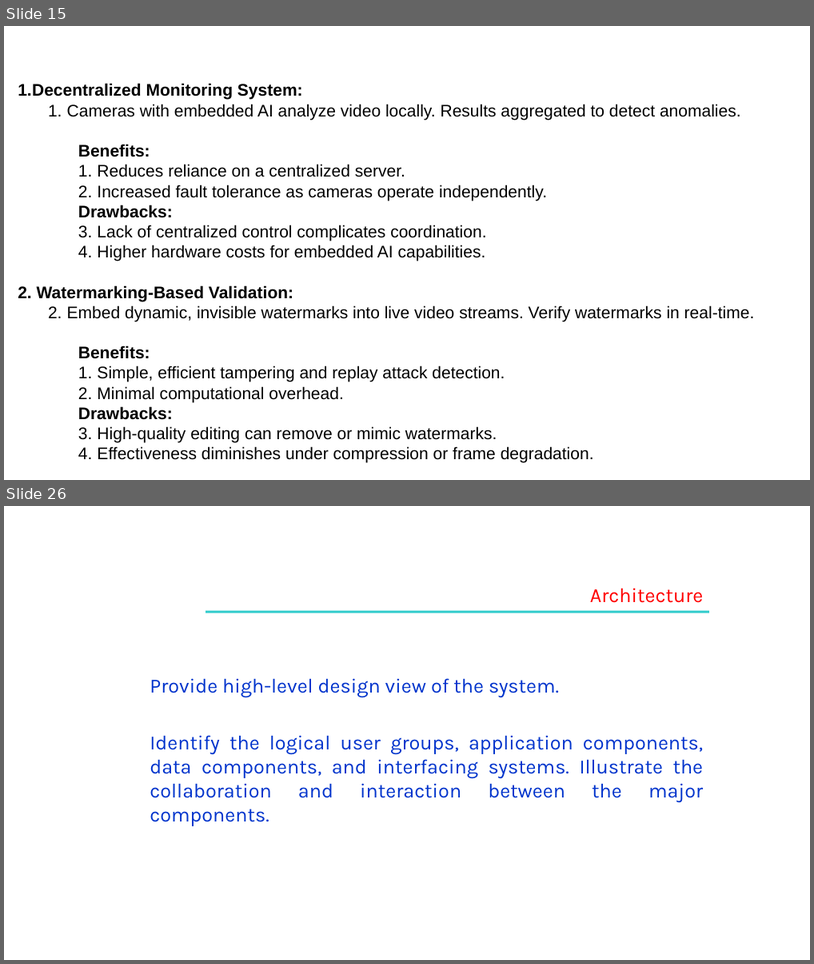
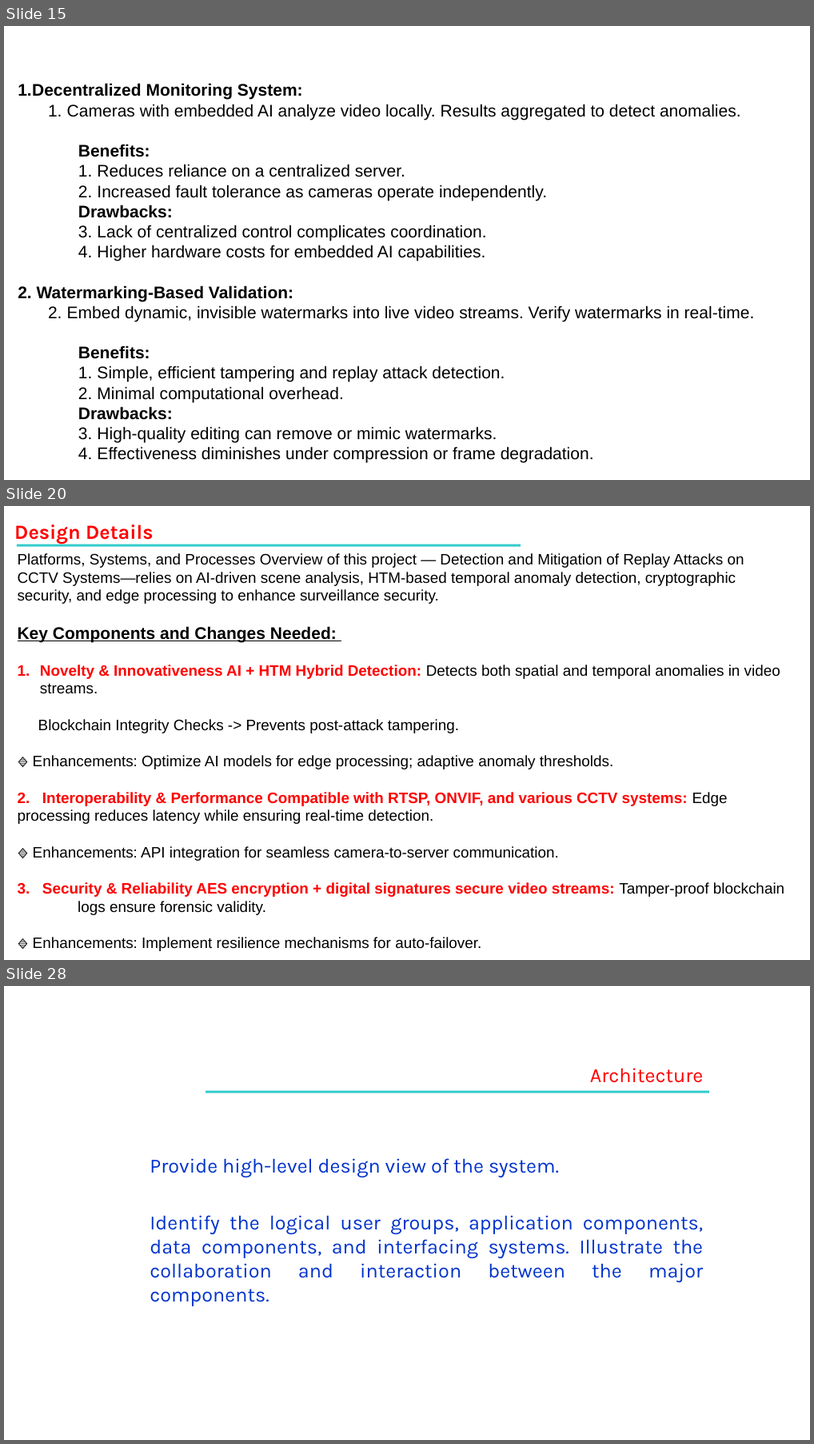
Before and after one commit to SoumyaMishra03/Capstone_Project_team_49, a slide deck: Capstone Project Phase – 2,review 1.pptx. Shown one above the other, each under a label of ours: slides 15 and 26 before the commit, slides 15, 20 and 28 after it; the slides between them are not shown. The pictures are 814x964 and 814x1444 pixels, drawn with LibreOffice and Linux fonts; fonts in the diff are those of the drawing; background and template pictures are left out. Boxes give left, top, right and bottom in pixels: in the first picture for what was removed or moved away, otherwise in the second. Text is boxed around its words. In the diff, an @@ line names an element or a change of style, - is before the commit and + after.

```diff
--- a/Capstone Project Phase – 2,review 1.pptx
+++ b/Capstone Project Phase – 2,review 1.pptx
@@ slide 20 added at (4,506,810,960), background #FFFFFF @@
@@ text added at (14,524,154,544), 24 pt, text #FF0000, bold @@
+Design Details
@@ rectangle added at (17,544,521,547), fill #33CCCC @@
@@ text added at (18,553,785,951), 18 pt, text #000000 @@
+Platforms, Systems, and Processes Overview of this project — Detection and Mitigation of Replay Attacks on CCTV Systems—relies on AI-driven scene analysis, HTM-based temporal anomaly detection, cryptographic security, and edge processing to enhance surveillance security.
+Key Components and Changes Needed:
+1. Novelty & Innovativeness AI + HTM Hybrid Detection: Detects both spatial and temporal anomalies in video streams.
+Blockchain Integrity Checks -> Prevents post-attack tampering.
+🔹 Enhancements: Optimize AI models for edge processing; adaptive anomaly thresholds.
+2. Interoperability & Performance Compatible with RTSP, ONVIF, and various CCTV systems: Edge processing reduces latency while ensuring real-time detection.
+🔹 Enhancements: API integration for seamless camera-to-server communication.
+3. Security & Reliability AES encryption + digital signatures secure video streams: Tamper-proof blockchain logs ensure forensic validity.
+🔹 Enhancements: Implement resilience mechanisms for auto-failover.
@@ what was slide 26 is now slide 28 @@
```
Also in this commit, not shown: 28 slides changed, 10 other slides added, 1 slide removed.
